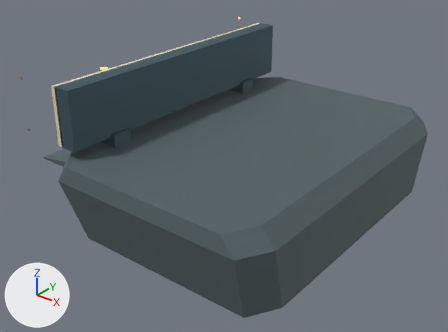
Before and after pictures for a commit that changed the Blender file models/assets/ships/salimon-scout/components/cockpit-console/source.blend.
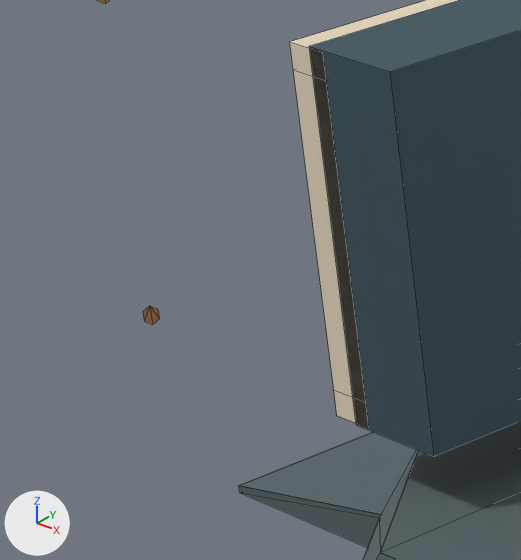
Each version is shown whole from a 50 mm lens placed at (7.41, -3.17, 2.42), pointed at (4.88, -0.01, 0.46), then close up on the part from 1% to 20% of the width and 24% to 51% of the height. The lights are fixed; the arrows at lower left show +X, +Y and +Z. The older version's two pictures come first. The close-ups show mesh edges as thin lines.

In view in the first close-up: 'Cockpit_Console_Center', 'Cockpit_Monitor_Bezels', 'Cockpit_Monitor_Housings', 'Cockpit_Rudder_Pedals' and 1 more.
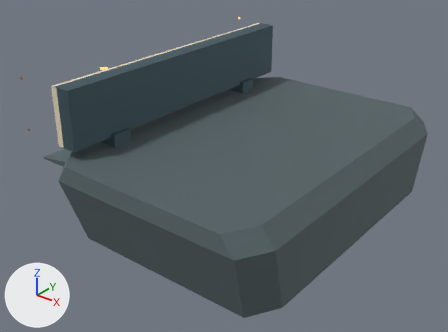
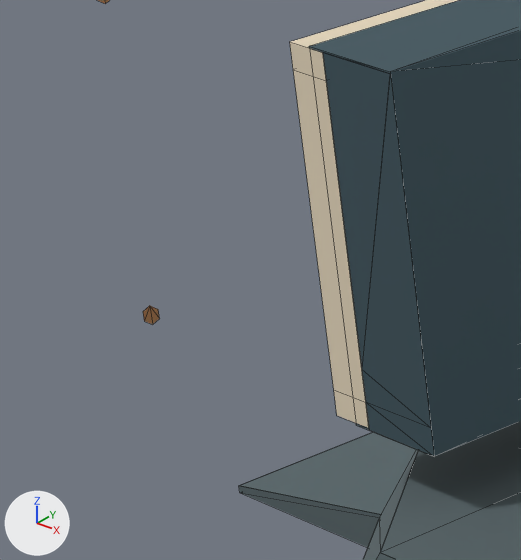
The change, as JSON lines over the scene's bpy script:
```json
{"block": "me_cockpit_monitor_housings", "where": "# used by ob_cockpit_monitor_housings; parent = ob_interior; location = (0.0, 0.0, 0.0)"}
{"op": "remove", "block": "me_cockpit_monitor_housings", "code": "me_cockpit_monitor_housings.from_pydata(...)  # 24 vertices, 18 faces; spans x 4.43..4.58, y -1.05..1.05, z 0.69..1.24"}
{"op": "add", "block": "me_cockpit_monitor_housings", "code": "me_cockpit_monitor_housings.from_pydata(...)  # 42 vertices, 50 faces; spans x 4.43..4.58, y -1.05..1.05, z 0.69..1.24"}
{"block": "me_cockpit_monitor_housings", "change": "me_cockpit_monitor_housings part 1"}
{"block": "me_cockpit_monitor_housings", "change": "18 faces are deleted"}
{"block": "me_cockpit_monitor_housings", "change": "18 vertices are added at x 4.43..4.55, y -1.05..1.05, z 0.84..1.24"}
{"block": "me_cockpit_monitor_housings", "change": "50 new faces join them"}
```

Location of each change, [x1, y1, x2, y2] in pixels of the close-ups (521 x 560 px):
```json
{"part": 1, "of": "me_cockpit_monitor_housings", "change": "reshaped", "before": [309, 25, 519, 456], "after": [309, 25, 519, 456]}
```
